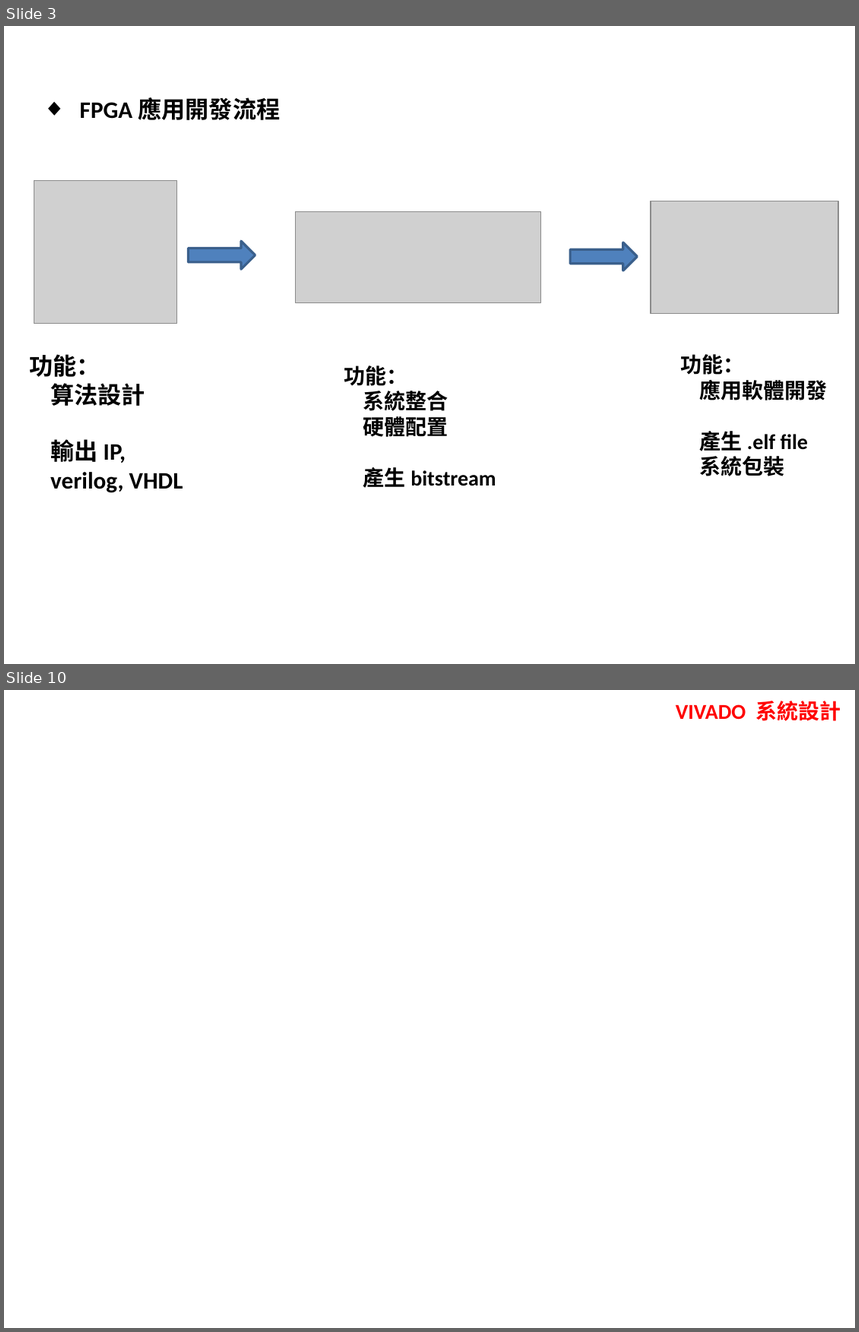
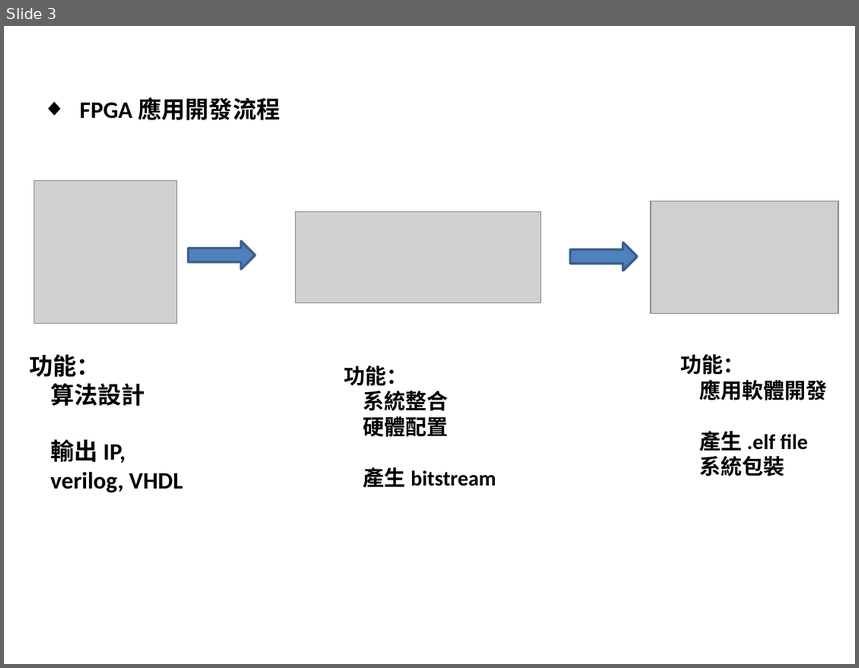
Before and after one commit to duchungk7/FPGA_HLS_ZYNQ7-AXI-Lite, a slide deck: VIVADO HLS Training - AXI Lite slave floating.pptx. Shown one above the other, each under a label of ours: slides 3 and 10 before the commit, slide 3 after it; the slides between them are not shown. The pictures are 859x1332 and 859x668 pixels, drawn with LibreOffice and Linux fonts; fonts in the diff are those of the drawing; grey boxes stand for pictures; background and template pictures are left out. Boxes give left, top, right and bottom in pixels: in the first picture for what was removed or moved away, otherwise in the second. Text is boxed around its words. In the diff, an @@ line names an element or a change of style, - is before the commit and + after.

```diff
--- a/VIVADO HLS Training - AXI Lite slave floating.pptx
+++ b/VIVADO HLS Training - AXI Lite slave floating.pptx
@@ slide 10 removed at [4,690,855,1328], background picture (left out) @@
@@ text removed at [676,701,841,721] @@
-VIVADO 系統設計
```
Also in this commit, not shown: 20 other slides removed.
